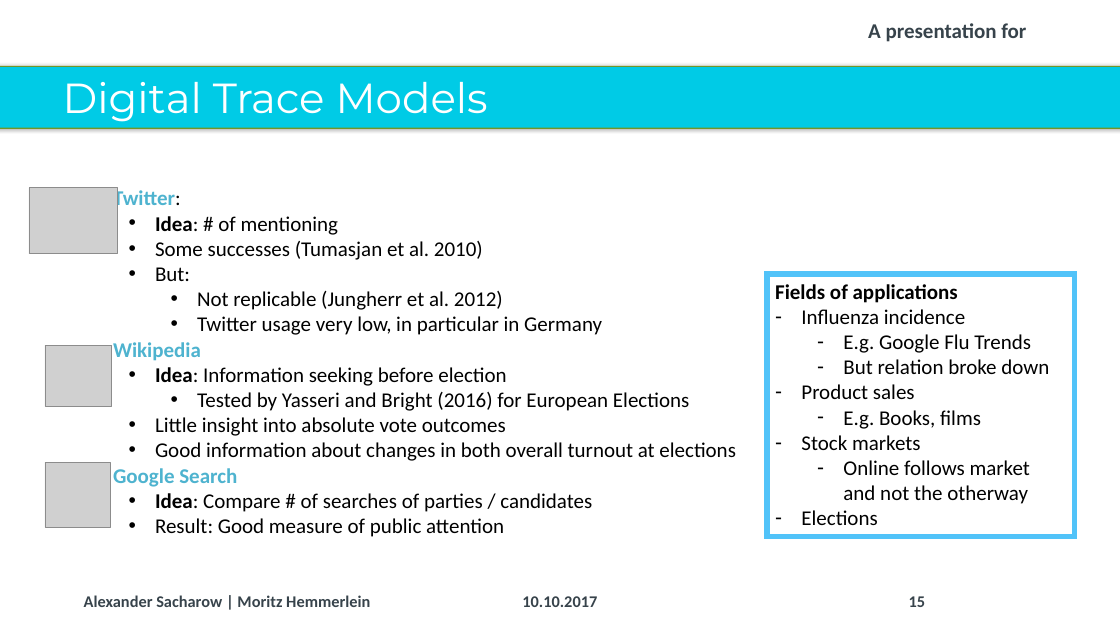
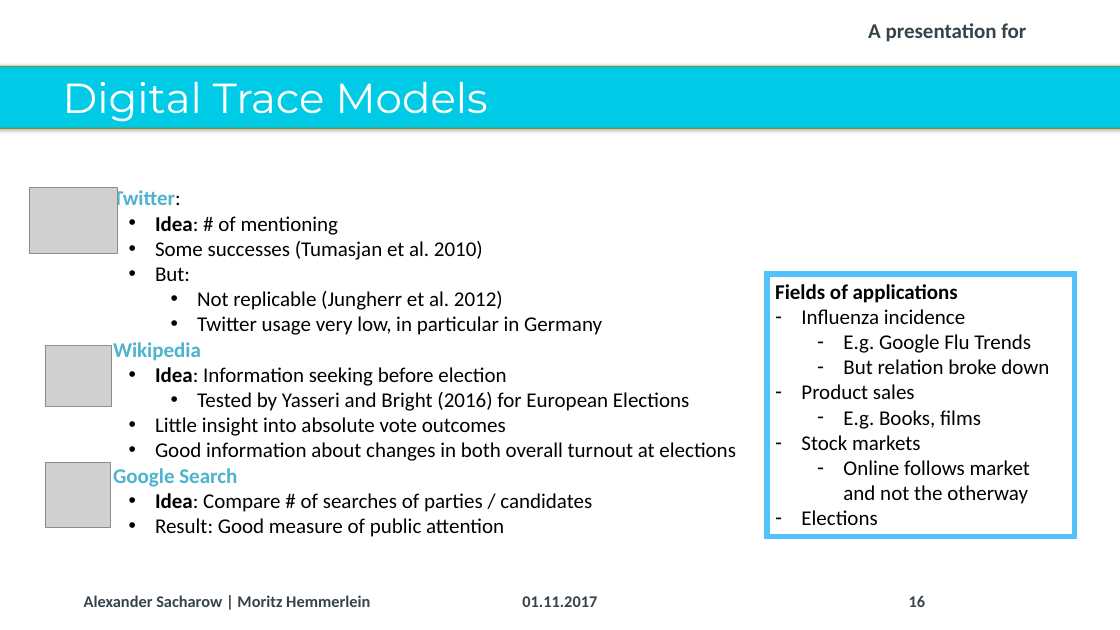
Before and after one commit to Corrod3/ElectionForecasting, a slide deck: slide 16 of Dalia Presentation/20171006_Dalia_Lunchtime Talk_Election Forecasting_v2.pptx (slide 15 before the commit). Drawn at 1120x630 pixels with LibreOffice and Linux fonts; fonts in the diff are those of the drawing; grey boxes stand for pictures; background and template pictures are left out. Boxes give left, top, right and bottom in pixels: in the first picture for what was removed or moved away, otherwise in the second. Text is boxed around its words. In the diff, an @@ line names an element or a change of style, - is before the commit and + after.

```diff
--- a/Dalia Presentation/20171006_Dalia_Lunchtime Talk_Election Forecasting_v2.pptx
+++ b/Dalia Presentation/20171006_Dalia_Lunchtime Talk_Election Forecasting_v2.pptx
@@ text at bbox=[522, 596, 597, 607]: text changed @@
-10.10.2017
+01.11.2017
@@ page number at bbox=[909, 596, 926, 607]: text changed @@
-15
+16
```
Also in this commit, not shown: 12 other slides changed, 4 slides added, 3 other files.
